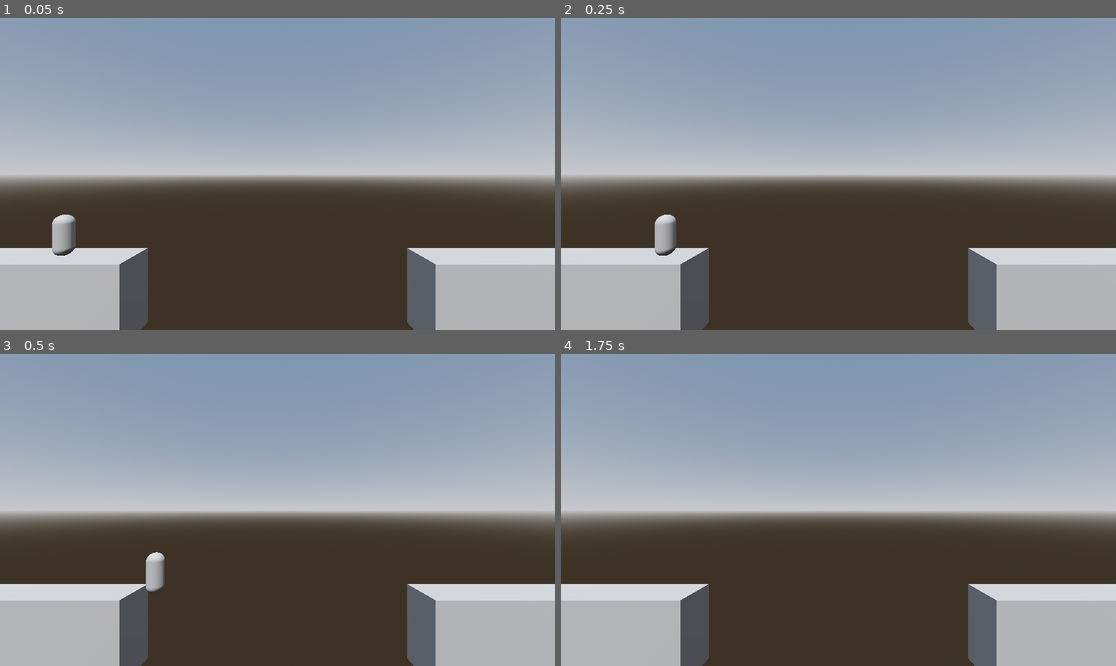
Above: before the commit, frames 1-4 (two rows, left to right).
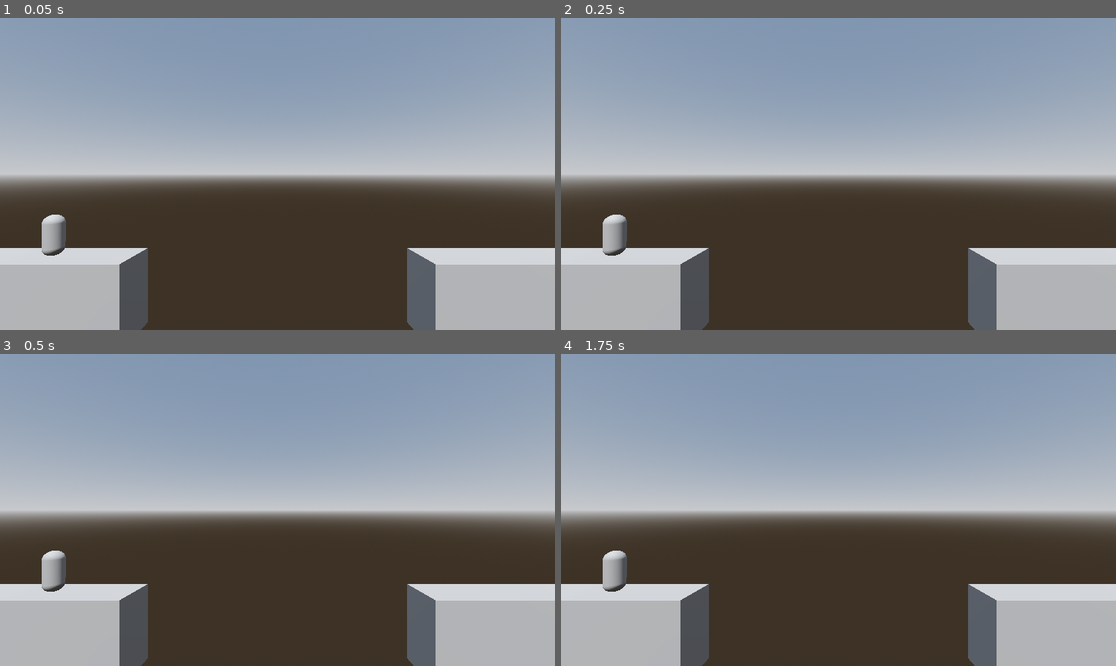
Above: after the commit, the same moments.

Repository: NEKERAFA/ggj-25
Game: Godot game, scene res://scenes/game.tscn
The game is run twice, just before and just after one commit, with the same random seed, the same clock (stepped at 60 frames per second) and the same inputs. The project has no main scene, so this scene is started directly.
Inputs (mouse positions are in pixels of both pictures, inside the frame that each line leads up to):
- Up to frame 1 (0.05 s): no input
- Up to frame 2 (0.25 s): no input
- Up to frame 3 (0.5 s): no input
- Up to frame 4 (1.75 s): tap Enter (ui_accept) at 0.5, 0.6, 0.77, 1.07, 1.35, 1.52 s; move the mouse to (960, 494) at 0.52 s; hold Right (ui_right) 0.53-1.28 s; click (960, 494) at 0.67 s; move the mouse to (727, 525) at 1.27 s; hold Down (ui_down) from 1.28 s (still down); click (727, 525) at 1.42 s

The runs differ from the first frame. In frame 1, 0.7% of the frame differs, in the area x 7-14%, y 63-77%; in frame 2, 1.0%, in the area x 7-21%, y 63-77%; in frame 3, 0.9%; in frame 4, 0.5%.

Commit message:
Added jump mechanic

Diff:
--- a/scenes/game.tscn
+++ b/scenes/game.tscn
@@ -76,3 +76,7 @@
 
 [node name="WorldEnvironment" type="WorldEnvironment" parent="."]
 environment = SubResource("Environment_8rasn")
+
+[connection signal="input_event" from="Player" to="Player" method="_on_input_event"]
+[connection signal="mouse_entered" from="Player" to="Player" method="_on_mouse_entered"]
+[connection signal="mouse_exited" from="Player" to="Player" method="_on_mouse_exited"]
--- a/scenes/player.gd
+++ b/scenes/player.gd
@@ -1,29 +1,47 @@
 extends CharacterBody3D
 
 
-const SPEED = 5.0
-const JUMP_VELOCITY = 4.5
+const SPEED := 5.0
+const JUMP_VELOCITY := 4.5
 
 
-func _physics_process(delta):
+@export var start_movement: bool = false
+
+var _mouse_entered: bool = false
+
+
+func _input(event):
+	# Handle jump.
+	if (
+			not _mouse_entered
+			and velocity.x > 0
+			and is_on_floor()
+			and (event is InputEventMouseButton)
+	):
+		var mouse_event = event as InputEventMouseButton
+		if mouse_event.button_index == MOUSE_BUTTON_LEFT and mouse_event.pressed:
+			velocity.y = JUMP_VELOCITY
+
+
+func _physics_process(delta: float) -> void:
 	# Add the gravity.
 	if not is_on_floor():
 		velocity += get_gravity() * delta
-#
-	## Handle jump.
-	#if Input.is_action_just_pressed("ui_accept") and is_on_floor():
-		#velocity.y = JUMP_VELOCITY
-#
-	## Get the input direction and handle the movement/deceleration.
-	## As good practice, you should replace UI actions with custom gameplay actions.
-	#var input_dir = Input.get_vector("ui_left", "ui_right", "ui_up", "ui_down")
-	#var direction = (transform.basis * Vector3(input_dir.x, 0, input_dir.y)).normalized()
-	#if direction:
-		#velocity.x = direction.x * SPEED
-		#velocity.z = direction.z * SPEED
-	#else:
-		#velocity.x = move_toward(velocity.x, 0, SPEED)
-		#velocity.z = move_toward(velocity.z, 0, SPEED)
-	velocity.x = SPEED
 
 	move_and_slide()
+
+
+func _on_input_event(camera: Node, event: InputEvent, event_position: Vector3, normal: Vector3, shape_idx: int) -> void:
+	# Move player to left
+	if event is InputEventMouseButton:
+		var mouse_event = event as InputEventMouseButton
+		if mouse_event.button_index == MOUSE_BUTTON_LEFT and mouse_event.pressed:
+			velocity.x = SPEED
+
+
+func _on_mouse_exited():
+	_mouse_entered = false
+
+
+func _on_mouse_entered():
+	_mouse_entered = true
